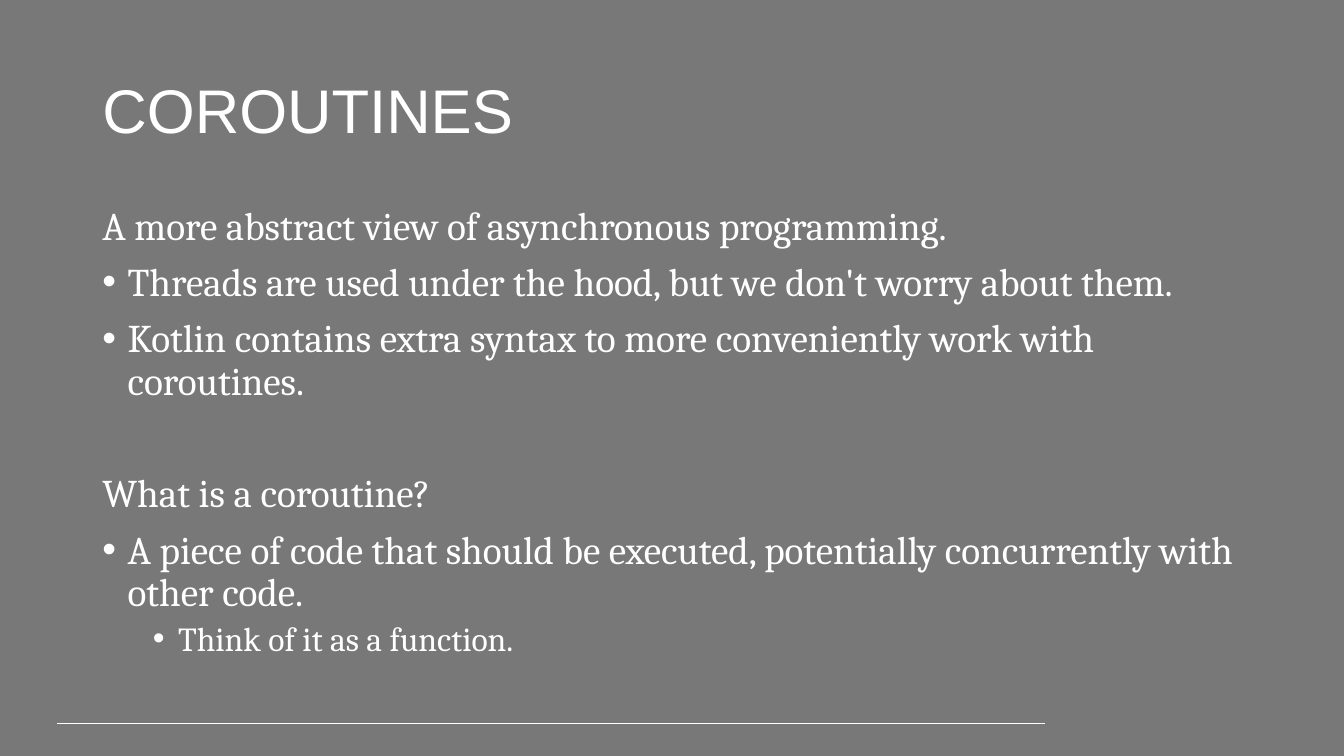
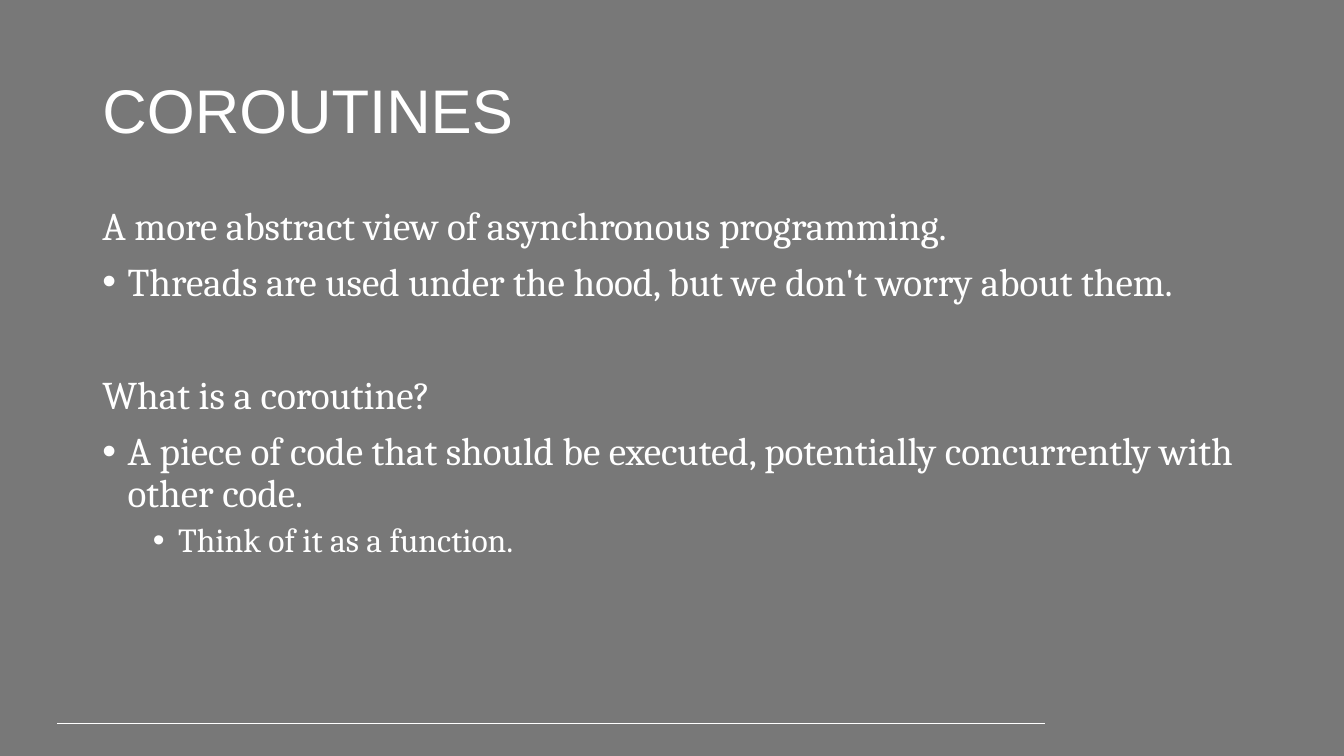
Before and after one commit to PeppeL-G/course-material, a slide deck: slide 5 of src/lectures/kotlin-asynchronous-operations/kotlin-asynchronous-operations.pptx. Drawn at 1344x756 pixels with LibreOffice and Linux fonts; fonts in the diff are those of the drawing; background and template pictures are left out. Boxes give left, top, right and bottom in pixels: in the first picture for what was removed or moved away, otherwise in the second. Text is boxed around its words. In the diff, an @@ line names an element or a change of style, - is before the commit and + after.

```diff
--- a/src/lectures/kotlin-asynchronous-operations/kotlin-asynchronous-operations.pptx
+++ b/src/lectures/kotlin-asynchronous-operations/kotlin-asynchronous-operations.pptx
@@ text at (128,325,1094,396): paragraph removed @@
-• Kotlin contains extra syntax to more conveniently work with coroutines.
```
Also in this commit, not shown: 2 other slides changed, 5 other files.
